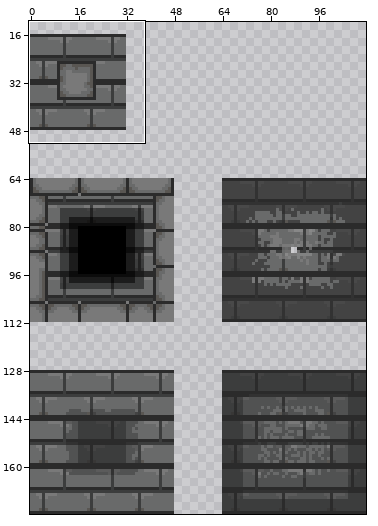
Two versions of one sprite sheet, Assets/Art/Sprites/Piso.png. The picture above shows the old version from afar; the outline marks the close-up.
Close-up. As it was:
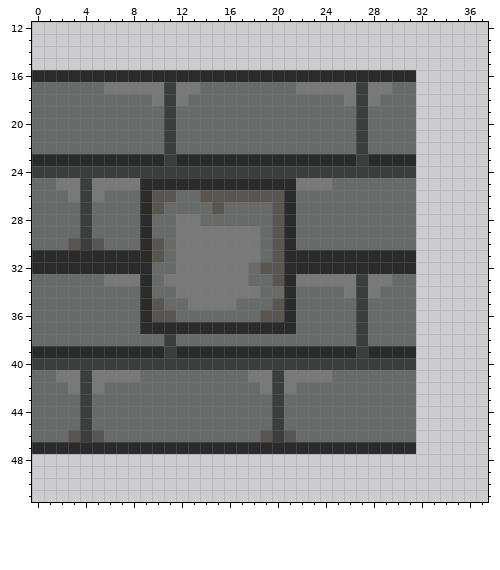
The file is 112x176 pixels. Colours within 5 levels of each other are drawn and written as one. Shown: x 0..37, y 12..51. The wide view leaves out empty margins.
After the commit:
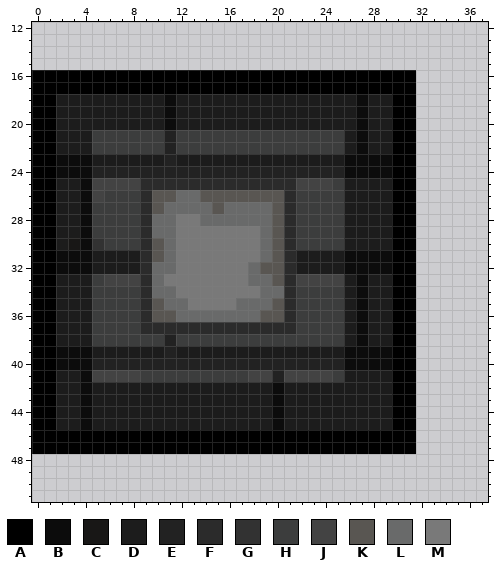
Palette (. is transparent): A #000000  B #0c0c0c  C #181716  D #1c1c1c  E #222222  F #2b2b2b  G #323232  H #3c3d3d  J #434343  K #595652  L #696a6a  M #797979
What changed:
y 16: x 0..31 FFFFFFFFFFFFFFFFFFFFFFFFFFFFFFFF -> AAAAAAAAAAAAAAAAAAAAAAAAAAAAAAAA
y 17: x 0..31 LLLLLLMMMMMHMMLLLLLLLLMMMMMHMMLL -> AAAAAAAAAAAAAAAAAAAAAAAAAAAAAAAA
y 18: x 0..31 LLLLLLLLLLMHMLLLLLLLLLLLLLMHMLLL -> AADDDDDDDDDBDDDDDDDDDDDDDDDBDDAA
y 19..20: x 0..31 LLLLLLLLLLLHLLLLLLLLLLLLLLLHLLLL -> AADDDDDDDDDBDDDDDDDDDDDDDDDBDDAA
y 21..22: x 0..31 LLLLLLLLLLLHLLLLLLLLLLLLLLLHLLLL -> AADDDHHHHHHEHHHHHHHHHHHHHHDBDDAA
y 23: x 0..31 FFFFFFFFFFFHFFFFFFFFFFFFFFFHFFFF -> AABBBDDDDDDEDDDDDDDDDDDDDDBBBBAA
y 24: x 0..31 HHHHHHHHHHHHHHHHHHHHHHHHHHHHHHHH -> AABBBEEEEEEEEEEEEEEEEEEEEEBBBBAA
y 25: x 0..8 LLMMHMMMM -> AADDBJJJJ; x 22..31 MMMLLLLLLL -> JJJHDDDDAA
y 26: x 0..8 LLLMHMLLL -> AADDBJHHH; x 22..31 LLLLLLLLLL -> HHHHDDDDAA
y 27..29: x 0..8 LLLLHLLLL -> AADDBHHHH; x 22..31 LLLLLLLLLL -> HHHHDDDDAA
y 30: x 0..8 LLLKHKLLL -> AADCBGHHH; x 22..31 LLLLLLLLLL -> HHHHDDDDAA
y 31..32: x 0..8 FFFFFFFFF -> AABBBDDDD; x 22..31 FFFFFFFFFF -> DDDDBBBBAA
y 33: x 0..8 LLLLLLMMM -> AADDDHJJJ; x 22..31 MMMMMHMMLL -> JJJJDBDDAA
y 34: x 0..8 LLLLLLLLL -> AADDDHHHH; x 22..31 LLLLMHMLLL -> HHHHDBDDAA
y 35..37: x 0..8 LLLLLLLLL -> AADDDHHHH; x 22..31 LLLLLHLLLL -> HHHHDBDDAA
y 38: x 0..31 LLLLLLLLLLLHLLLLLLLLLLLLLLLHLLLL -> AADDDHHHHHHEHHHHHHHHHHHHHHDBDDAA
y 39: x 0..31 FFFFFFFFFFFHFFFFFFFFFFFFFFFHFFFF -> AABBBDDDDDDEDDDDDDDDDDDDDDBBBBAA
y 40: x 0..31 HHHHHHHHHHHHHHHHHHHHHHHHHHHHHHHH -> AABBBEEEEEEEEEEEEEEEEEEEEEBBBBAA
y 41: x 0..31 LLMMHMMMMLLLLLLLLLMMHMMMMLLLLLLL -> AADDBJJJJHHHHHHHHHJJEJJJJHDDDDAA
y 42: x 0..31 LLLMHMLLLLLLLLLLLLLMHMLLLLLLLLLL -> AADDBDDDDDDDDDDDDDDDBDDDDDDDDDAA
y 43..45: x 0..31 LLLLHLLLLLLLLLLLLLLLHLLLLLLLLLLL -> AADDBDDDDDDDDDDDDDDDBDDDDDDDDDAA
y 46: x 0..31 LLLKHKLLLLLLLLLLLLLKHKLLLLLLLLLL -> AAAAAAAAAAAAAAAAAAAAAAAAAAAAAAAA
y 47: x 0..31 FFFFFFFFFFFFFFFFFFFFFFFFFFFFFFFF -> AAAAAAAAAAAAAAAAAAAAAAAAAAAAAAAA
Boxes around the changes in both close-ups, in picture pixels (x1, y1, x2, y2):
changed: (32, 70, 416, 454)
